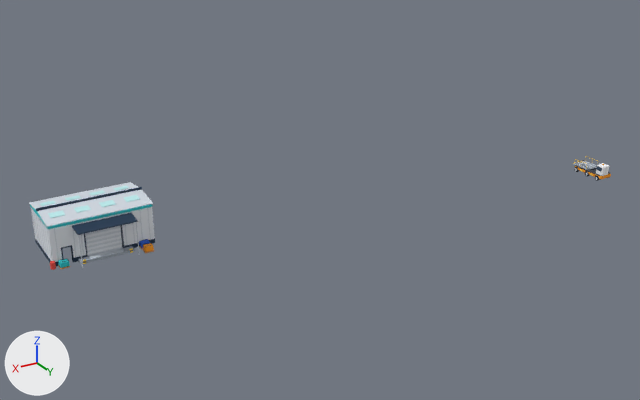
The glTF model public/models/buildings/skyport-cargo.glb: old version first, new version second.
Rendered twice from a 50 mm camera at (131.4, 87.8, 50.4) aimed at (72.8, -9.9, 1.6). Lighting does not change. The marker at lower left points along +X, +Y and +Z. The older version comes first. Where no turn or scale is listed for an object, it has been applied to the vertices.

The first picture shows 'sp_cargoshed_mesh', 'sp_cargoshed_shutter_mesh' and 2 more.
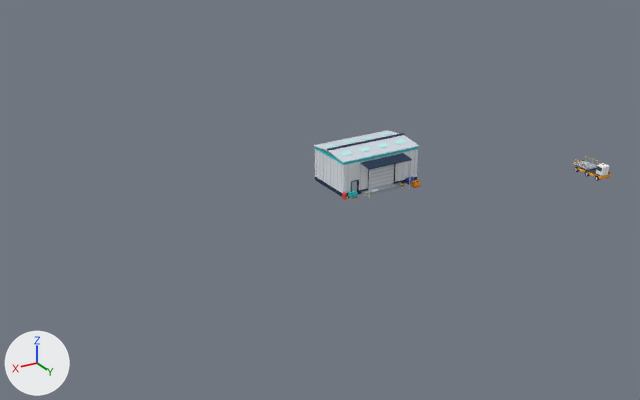
Scene script edits in JSON lines:
```json
{"op": "set", "path": "ob_sp_cargoshed_mesh.location", "old": "(103.1, -14.9, 3.2)", "new": "(61.1, -14.9, 3.2)"}
{"op": "set", "path": "ob_sp_cargoshed_shutter_mesh.location", "old": "(103.0, -12.0, 2.0)", "new": "(61.0, -12.0, 2.0)"}
```

Boxes [x1, y1, x2, y2] around the edits, measured in the pictures (640 x 400 px):
```json
{"object": "sp_cargoshed_mesh", "change": "moved", "before": [29, 182, 155, 270], "after": [314, 130, 421, 200]}
{"object": "sp_cargoshed_shutter_mesh", "change": "moved", "before": [85, 226, 123, 256], "after": [368, 164, 394, 190]}
```
